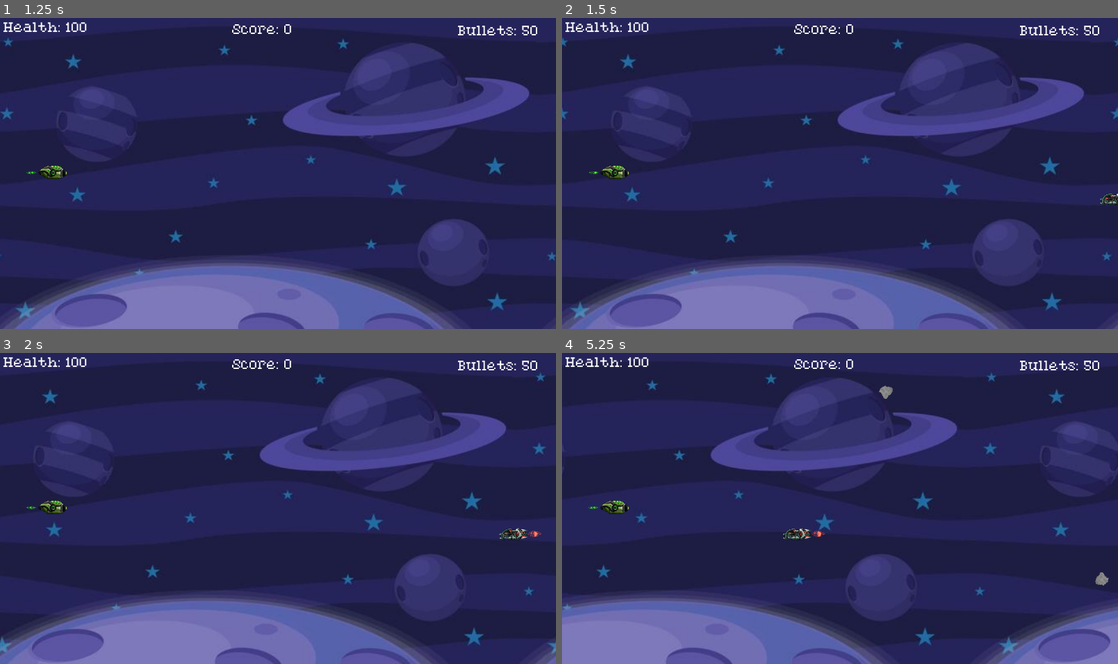
Above: before the commit, frames 1-4 (two rows, left to right).
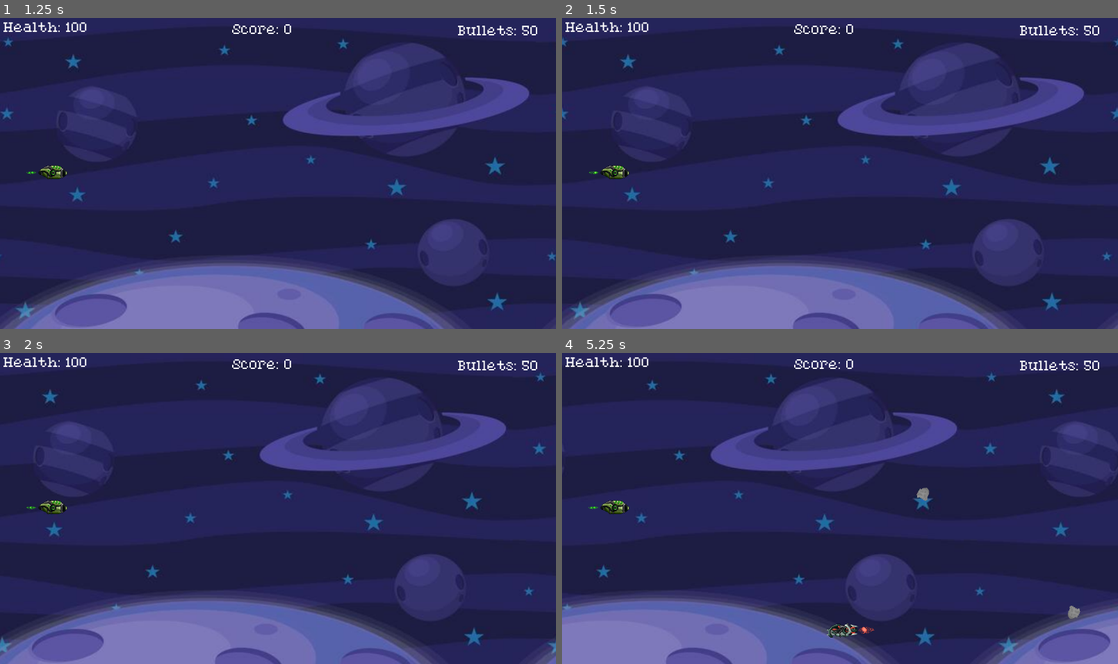
Above: after the commit, the same moments.

Repository: Creative-banda/Flappy_Bird
Game: Godot game, scene res://scenes/main_menu.tscn
The game is run twice, just before and just after one commit, with the same random seed, the same clock (stepped at 60 frames per second) and the same inputs.
Inputs (mouse positions are in pixels of both pictures, inside the frame that each line leads up to):
- Up to frame 1 (1.25 s): click (283, 201) at 0.5 s
- Up to frame 2 (1.5 s): no input
- Up to frame 3 (2 s): no input
- Up to frame 4 (5.25 s): no input

Frame 1 is identical in both runs. In frame 2, 0.1% of the frame differs, in the area x 96-100%, y 56-61%; in frame 3, 0.2%; in frame 4, 0.7%, in the area x 39-99%, y 10-92%.

Commit message:
Updated game and hand_gesture pinch threshold

Diff:
--- a/space-theme/scenes/main.gd
+++ b/space-theme/scenes/main.gd
@@ -36,13 +36,13 @@
 	add_parallax_effect(1.0)
 
 	# Spawn obstical on a random interval using random.randi
-	if randi() % 100 < 1:  # ~2% chance each frame
+	if randi() % int(100 / Globals.game_speed) < 1:  # Spawn rate increases as game speed increases
 		var obstical_instance = obstical_scene.instantiate()
 		obstical_instance.position = Vector2(screen_width, randf() * screen_height)
 		get_parent().add_child(obstical_instance)
 
 	# Spawn enemy on a random interval using random.randi
-	if randi() % 200 < 1:  # ~1% chance each frame
+	if randi() % int(150 / Globals.game_speed) < 1:  # Spawn rate decreases as game speed increases
 		var enemy_instance = enemy_scene.instantiate()
 		enemy_instance.position = Vector2(screen_width, randf() * screen_height)
 		# Scale the enemy between 1.5 to 2.5 times its original size
Not shown, changed: .gitignore
Not shown, added: README.md
Not shown, changed: hand_gesture.py
